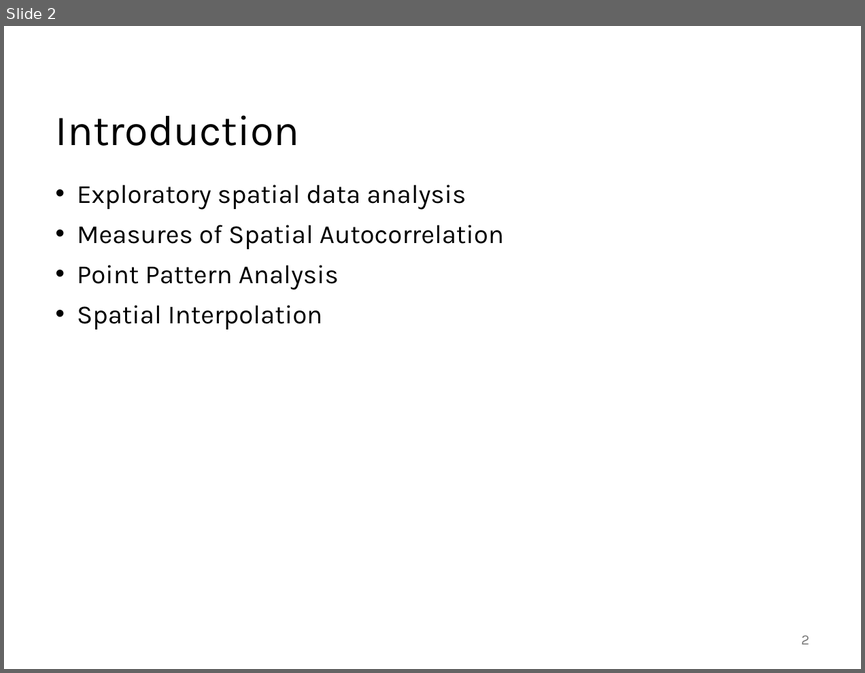
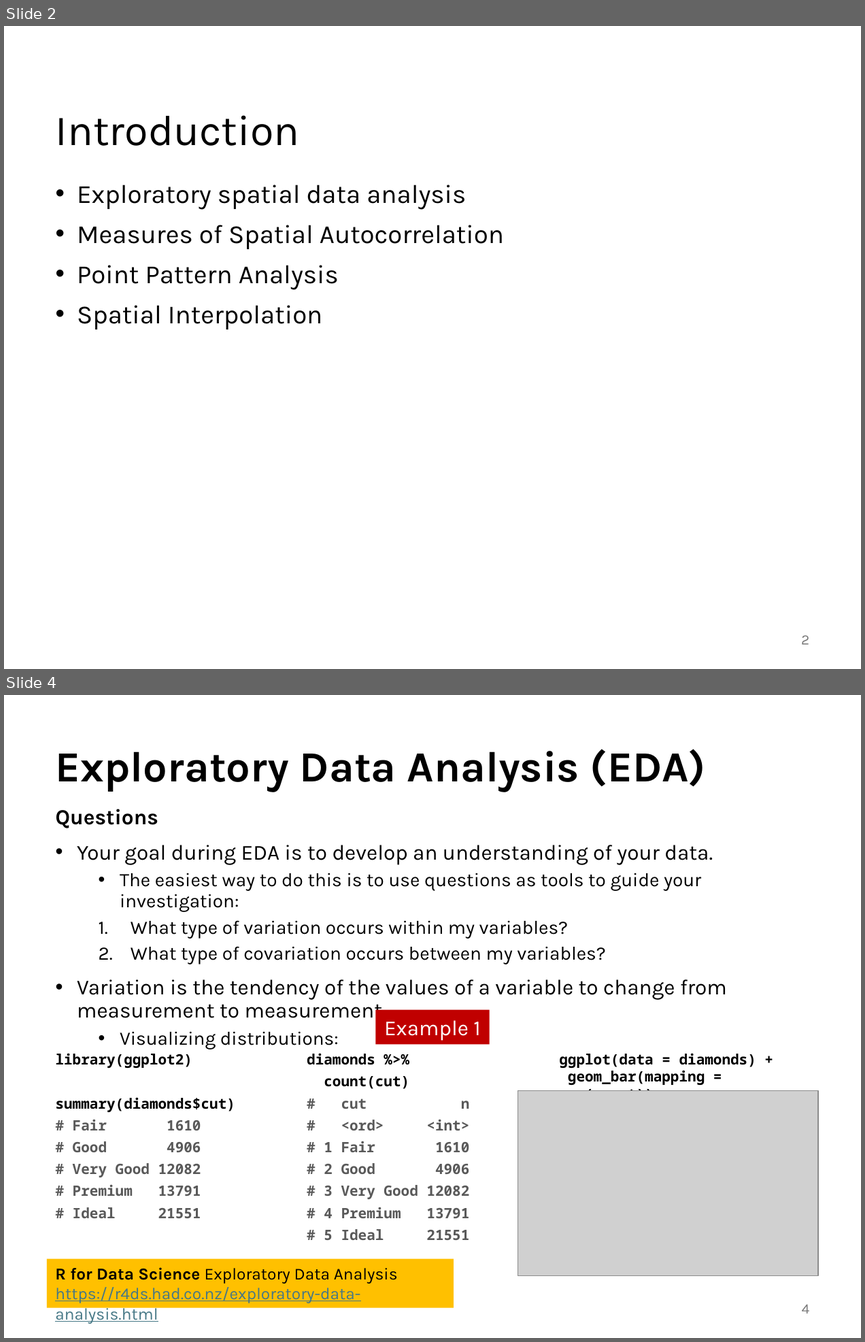
Before and after one commit to abuabara/abuabara.github.io, a slide deck: DAEN489S26/week12_slides.pptx. Shown one above the other, each under a label of ours: slide 2 before the commit, slides 2 and 4 after it; the slides between them are not shown. The pictures are 865x673 and 865x1342 pixels, drawn with LibreOffice and Linux fonts; fonts in the diff are those of the drawing; grey boxes stand for pictures. Boxes give left, top, right and bottom in pixels: in the first picture for what was removed or moved away, otherwise in the second. Text is boxed around its words. In the diff, an @@ line names an element or a change of style, - is before the commit and + after.

```diff
--- a/DAEN489S26/week12_slides.pptx
+++ b/DAEN489S26/week12_slides.pptx
@@ slide 4 added at <box>4,695,861,1338</box>, background #FFFFFF @@
@@ title added at <box>56,749,706,792</box>, 36 pt, text #000000, bold @@
+Exploratory Data Analysis (EDA)
@@ text added at <box>56,809,727,1049</box>, 16 pt, text #000000 @@
+Questions
+• Your goal during EDA is to develop an understanding of your data.
+  • The easiest way to do this is to use questions as tools to guide your investigation:
+  1. What type of variation occurs within my variables?
+  2. What type of covariation occurs between my variables?
+• Variation is the tendency of the values of a variable to change from measurement to measurement.
+  • Visualizing distributions:
@@ rectangle added at <box>376,1009,490,1044</box>, fill #C00000, 18 pt, text #FFFFFF @@
+Example 1
@@ text added at <box>56,1053,756,1240</box>, 12 pt, text #595959, bold @@
+library(ggplot2)
+summary(diamonds$cut)
+# Fair 1610
+# Good 4906
+# Very Good 12082
+# Premium 13791
+# Ideal 21551
+diamonds %>%
+count(cut)
+# cut n
+# <ord> <int>
+# 1 Fair 1610
+# 2 Good 4906
+# 3 Very Good 12082
+# 4 Premium 13791
+# 5 Ideal 21551
+ggplot(data = diamonds) +
+geom_bar(mapping = aes(x=cut))
@@ picture added at <box>518,1090,818,1275</box> @@
@@ rectangle added at <box>47,1259,454,1308</box>, fill #FFC000, 14 pt, text #467886, underline @@
+R for Data Science Exploratory Data Analysis
+https://r4ds.had.co.nz/exploratory-data-analysis.html
@@ page number added at <box>802,1304,810,1313</box>, 12 pt, text #797979 @@
+4
```
Also in this commit, not shown: 6 slides changed, 13 other slides added, 1 slide removed, 1 other file.
